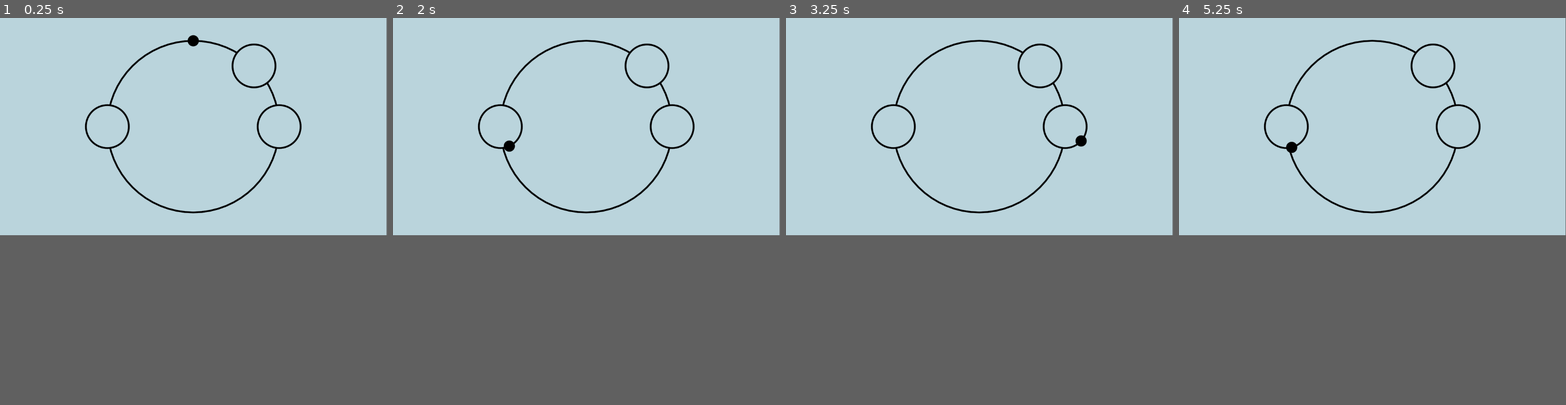
Above: before the commit, frames 1-4 (left to right).
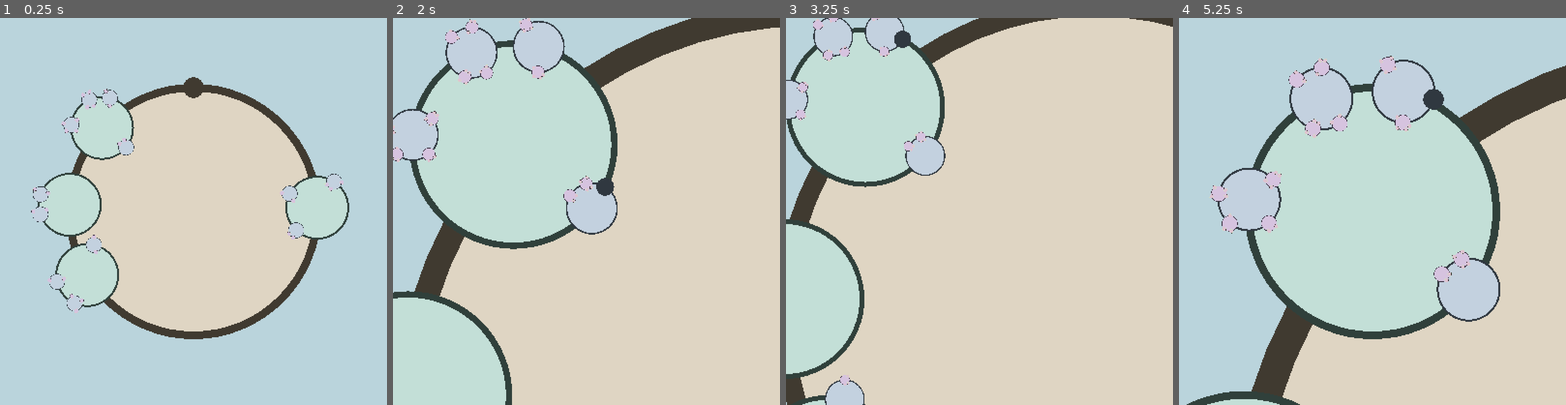
Above: after the commit, the same moments.

Repository: friedev/cycle-delver
Game: Godot game, scene res://src/main.tscn
Same seed, same stepped clock (60 frames per second), same inputs: the game is played once before the commit and once after it.
Inputs (mouse positions are in pixels of both pictures, inside the frame that each line leads up to):
- Up to frame 1 (0.25 s): no input
- Up to frame 2 (2 s): tap Enter at 0.5 s; move the mouse to (671, 114) at 0.52 s; tap A (move_ccw) at 0.6 s; click (671, 114) at 0.67 s; move the mouse to (509, 137) at 1.27 s; tap D (move_cw) at 1.35 s; click (509, 137) at 1.42 s
- Up to frame 3 (3.25 s): move the mouse to (1018, 79) at 2.02 s; hold W (move_out) 2.03-2.78 s; click (1018, 79) at 2.17 s; move the mouse to (960, 168) at 2.77 s; tap A (move_ccw) at 2.85 s; click (960, 168) at 2.92 s
- Up to frame 4 (5.25 s): move the mouse to (1488, 157) at 3.52 s; tap D (move_cw) at 3.6 s; click (1488, 157) at 3.67 s; move the mouse to (1256, 95) at 4.27 s; tap W (move_out) at 4.35 s; click (1256, 95) at 4.42 s; move the mouse to (1391, 126) at 5.02 s; tap A (move_ccw) at 5.1 s; click (1391, 126) at 5.17 s
The window is 799x449 before the commit and 800x800 after it. Grey fills any space a smaller window leaves; there, only what the larger window draws over its background counts as a difference.

The runs differ from the first frame. In frame 1, 31% of the frame differs, in the area x 8-91%, y 4-83%; in frame 2, 38%; in frame 3, 48%, in the area x 0-100%, y 0-100%; in frame 4, 38%.

Commit message:
Add level generation, camera, scaling, colors

Diff:
--- a/project.godot
+++ b/project.godot
@@ -14,6 +14,14 @@
 run/main_scene="uid://3nxyp7h67hfw"
 config/features=PackedStringArray("4.4", "GL Compatibility")
 config/icon="res://icon.svg"
+
+[display]
+
+window/size/viewport_width=800
+window/size/viewport_height=800
+window/stretch/mode="viewport"
+window/stretch/scale=2.0
+window/stretch/scale_mode="integer"
 
 [input]
 
--- a/src/loop.gd
+++ b/src/loop.gd
@@ -3,12 +3,21 @@
 ## Counterclockwise (-1) and clockwise (+1.0).
 const DIRECTIONS := [-1.0, +1.0]
 
-# Note: If the maximum radius of all children is expressed as 1/R, where R is
-# the parent radius, the total radius of an infinite number of descendants of
-# that child will not exceed 1/(R - 1). In other words, this is the minimum
-# amount of separation between child loops that ensures their descendants will
-# never intersect. For instance, the radius of all descendants of children each
-# with radius 1/4 is bounded by 1/3.
+## Radius of a child loop as a fraction of its parent's radius.
+const CHILD_RADIUS := 0.25
+## Maximum radius encompassing all descendants as fraction of the parent radius.
+## (See math in comment below.)
+const DESCENDANT_RADIUS_BOUND := 1.0 / (1.0 / CHILD_RADIUS - 1.0)
+
+## Hue of the color of loops for each depth.
+static var hues_by_depth: Array[float]
+
+# If the maximum radius of all children is expressed as 1/R, where R is the
+# parent radius, the total radius of an infinite number of descendants of that
+# child will not exceed 1/(R - 1). In other words, this is the minimum amount of
+# separation between child loops that ensures their descendants will never
+# intersect. For instance, the radius of all descendants of children each with
+# radius 1/4 is bounded by 1/3.
 #
 # You can use this Python code to see how the value asymptotically converges:
 #
@@ -37,8 +46,8 @@
 	set(value):
 		angle = value
 		update_position.call_deferred()
-@export var border_color: Color = Color.BLACK
-@export var fill_color: Color = ProjectSettings.get_setting("rendering/environment/defaults/default_clear_color")
+
+var depth: int
 
 ## I don't know the proper term for this, but this is the angle (around the
 ## center of the PARENT) of the arc spanning from the loop's center to the point
@@ -70,14 +79,17 @@
 
 
 func _ready() -> void:
-	if get_parent_loop() != null:
+	if has_parent_loop():
 		update_position.call_deferred()
+	else:
+		generate_children(4)
 	queue_redraw()
 
 
 func _draw() -> void:
-	draw_circle(Vector2.ZERO, radius, fill_color, true)
-	draw_circle(Vector2.ZERO, radius, border_color, false, 4, true)
+	var border_width := radius / 16.0
+	draw_circle(Vector2.ZERO, radius, get_fill_color(), true)
+	draw_circle(Vector2.ZERO, radius, get_border_color(), false, border_width)
 
 
 func update_position() -> void:
@@ -86,6 +98,34 @@
 
 func get_parent_loop() -> Loop:
 	return get_parent() as Loop
+
+
+func has_parent_loop() -> bool:
+	return get_parent_loop() != null
+
+
+func get_hue() -> float:
+	if len(hues_by_depth) <= depth:
+		var hue: float
+		# Hue is sufficiently different from any other hue
+		var hue_different := false
+		while not hue_different:
+			hue = randf()
+			hue_different = true
+			for other_hue in hues_by_depth:
+				if absf(hue - other_hue) < 0.125:
+					hue_different = false
+					break
+		hues_by_depth.append(hue)
+	return hues_by_depth[depth]
+
+
+func get_fill_color() -> Color:
+	return Color.from_hsv(get_hue(), 0.125, 0.875)
+
+
+func get_border_color() -> Color:
+	return Color.from_hsv(get_hue(), 0.25, 0.25)
 
 
 ## Get the angle from the center of the PARENT to the point at which this loop
@@ -109,7 +149,7 @@
 	for child_loop: Loop in get_children():
 		for direction in DIRECTIONS:
 			angles.append(child_loop.get_parent_angle(direction))
-	if get_parent_loop() != null:
+	if has_parent_loop():
 		for direction in DIRECTIONS:
 			angles.append(get_intersection_angle(direction))
 	return angles
@@ -137,7 +177,7 @@
 		for direction in DIRECTIONS:
 			if is_equal_approx(at_angle, child_loop.get_parent_angle(direction)):
 				return child_loop
-	if get_parent_loop() != null:
+	if has_parent_loop():
 		for direction in DIRECTIONS:
 			if is_equal_approx(at_angle, get_intersection_angle(direction)):
 				return get_parent_loop()
@@ -153,3 +193,29 @@
 			return direction
 	assert(false)
 	return NAN
+
+
+func generate_children(max_depth: int) -> void:
+	if depth > max_depth:
+		return
+	var child_count := randi_range(2, 4)
+	for i in range(child_count):
+		var child := Loop.new()
+		child.radius = radius * CHILD_RADIUS
+		var valid_angle := false
+		# TODO give up after a certain number of tries
+		while not valid_angle:
+			valid_angle = true
+			child.angle = randf() * TAU
+			for other_child: Loop in self.get_children():
+				if Vector2.RIGHT.rotated(child.angle).distance_squared_to(Vector2.RIGHT.rotated(other_child.angle)) < DESCENDANT_RADIUS_BOUND:
+					valid_angle = false
+					break
+			if has_parent_loop():
+				for direction in DIRECTIONS:
+					if Vector2.RIGHT.rotated(child.angle).distance_squared_to(Vector2.RIGHT.rotated(get_intersection_angle(direction))) < DESCENDANT_RADIUS_BOUND:
+						valid_angle = false
+						break
+		child.depth = depth + 1
+		add_child(child)
+		child.generate_children(max_depth)
--- a/src/main.tscn
+++ b/src/main.tscn
@@ -1,6 +1,7 @@
-[gd_scene load_steps=3 format=3 uid="uid://3nxyp7h67hfw"]
+[gd_scene load_steps=4 format=3 uid="uid://3nxyp7h67hfw"]
 
 [ext_resource type="Script" uid="uid://dkbodoewpo82t" path="res://src/loop.gd" id="1_eewff"]
+[ext_resource type="Script" uid="uid://dwc5lpsh6ew12" path="res://src/my_camera.gd" id="2_5q4o7"]
 [ext_resource type="Script" uid="uid://csk7g82a18dv2" path="res://src/player.gd" id="2_gh0ne"]
 
 [node name="Main" type="Node2D"]
@@ -9,23 +10,11 @@
 script = ExtResource("1_eewff")
 radius = 256.0
 
-[node name="Loop2" type="Node2D" parent="Loop"]
-script = ExtResource("1_eewff")
-radius = 64.0
-
-[node name="Loop3" type="Node2D" parent="Loop"]
-script = ExtResource("1_eewff")
-radius = 64.0
-angle = 3.14159
-
-[node name="Loop4" type="Node2D" parent="Loop"]
-script = ExtResource("1_eewff")
-radius = 64.0
-angle = -0.785398
-
-[node name="Camera2D" type="Camera2D" parent="."]
-
 [node name="Player" type="Node2D" parent="." node_paths=PackedStringArray("loop")]
 script = ExtResource("2_gh0ne")
 angle = -1.5708
 loop = NodePath("../Loop")
+
+[node name="Camera2D" type="Camera2D" parent="."]
+zoom = Vector2(0.5, 0.5)
+script = ExtResource("2_5q4o7")
--- /dev/null
+++ b/src/my_camera.gd
@@ -0,0 +1,23 @@
+class_name MyCamera extends Camera2D
+
+
+@onready var initial_zoom := zoom
+
+
+func _ready() -> void:
+	Player.instance.move_finished.connect(_on_player_move_finished)
+
+
+func _on_player_move_finished() -> void:
+	var loop := Player.instance.loop
+	if loop.has_parent_loop():
+		loop = loop.get_parent_loop()
+	var new_zoom := initial_zoom / pow(Loop.CHILD_RADIUS, maxi(0, Player.instance.loop.depth - 1))
+
+	var tweens: Array[PropertyTweener] = [
+		create_tween().tween_property(self, "global_position", loop.global_position, 1.0 / 3.0),
+		create_tween().tween_property(self, "zoom", new_zoom, 1.0 / 3.0)
+	]
+	for tween in tweens:
+		tween.set_trans(Tween.TRANS_QUAD)
+		tween.set_ease(Tween.EASE_IN_OUT)
--- a/src/player.gd
+++ b/src/player.gd
@@ -1,4 +1,7 @@
 class_name Player extends Node2D
+
+signal move_started
+signal move_finished
 
 ## Singleton instance.
 static var instance: Player
@@ -34,10 +37,11 @@
 func _ready() -> void:
 	update_position.call_deferred()
 	queue_redraw()
+	update_sprite()
 
 
 func _draw() -> void:
-	draw_circle(Vector2.ZERO, 16.0, Color.BLACK, true, -1.0, true)
+	draw_circle(Vector2.ZERO, loop.radius / 12.0, Color.WHITE, true, -1.0)
 
 
 func _unhandled_key_input(event: InputEvent) -> void:
@@ -65,6 +69,7 @@
 	moving = true
 	target_angle = to_angle
 	velocity = 0.0
+	move_started.emit()
 
 
 func animate_movement(delta: float) -> void:
@@ -85,6 +90,8 @@
 		intersection = loop
 		loop = new_intersection
 		angle = loop.get_intersection_angle(-last_direction)
+	update_sprite()
+	move_finished.emit()
 
 
 ## Move in the given direction around the current loop until reaching the next
@@ -108,6 +115,12 @@
 	global_position = loop.global_position + Vector2(loop.radius, 0).rotated(angle)
 
 
+func update_sprite() -> void:
+	var new_scale := Vector2.ONE * pow(Loop.CHILD_RADIUS, maxi(0, loop.depth - 1))
+	create_tween().tween_property(self, "scale", new_scale, 0.25).set_trans(Tween.TRANS_QUAD).set_ease(Tween.EASE_OUT)
+	modulate = loop.get_border_color()
+
+
 ## Return the angles representing the directions in which the player can
 ## currently move. (Not currently used, but could be useful for a mouse-based
 ## movement system.)
Not shown, added: src/my_camera.gd.uid
